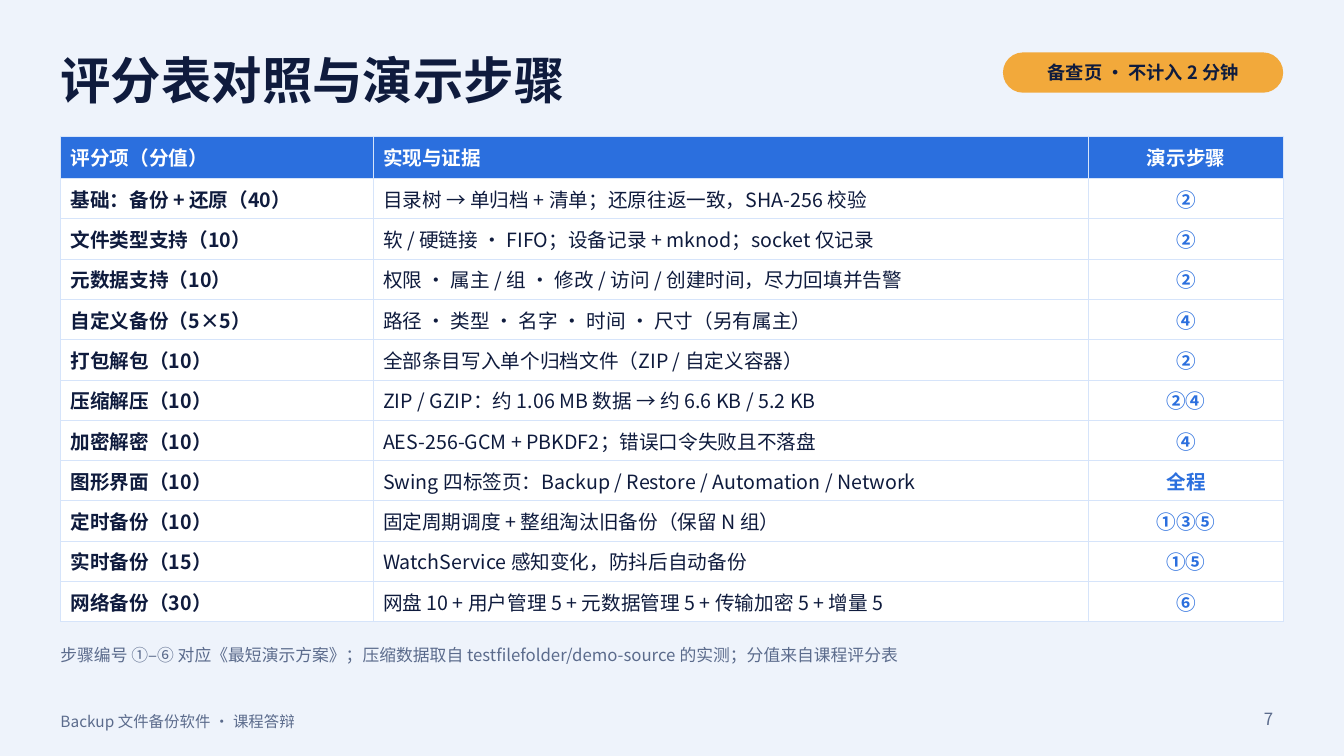
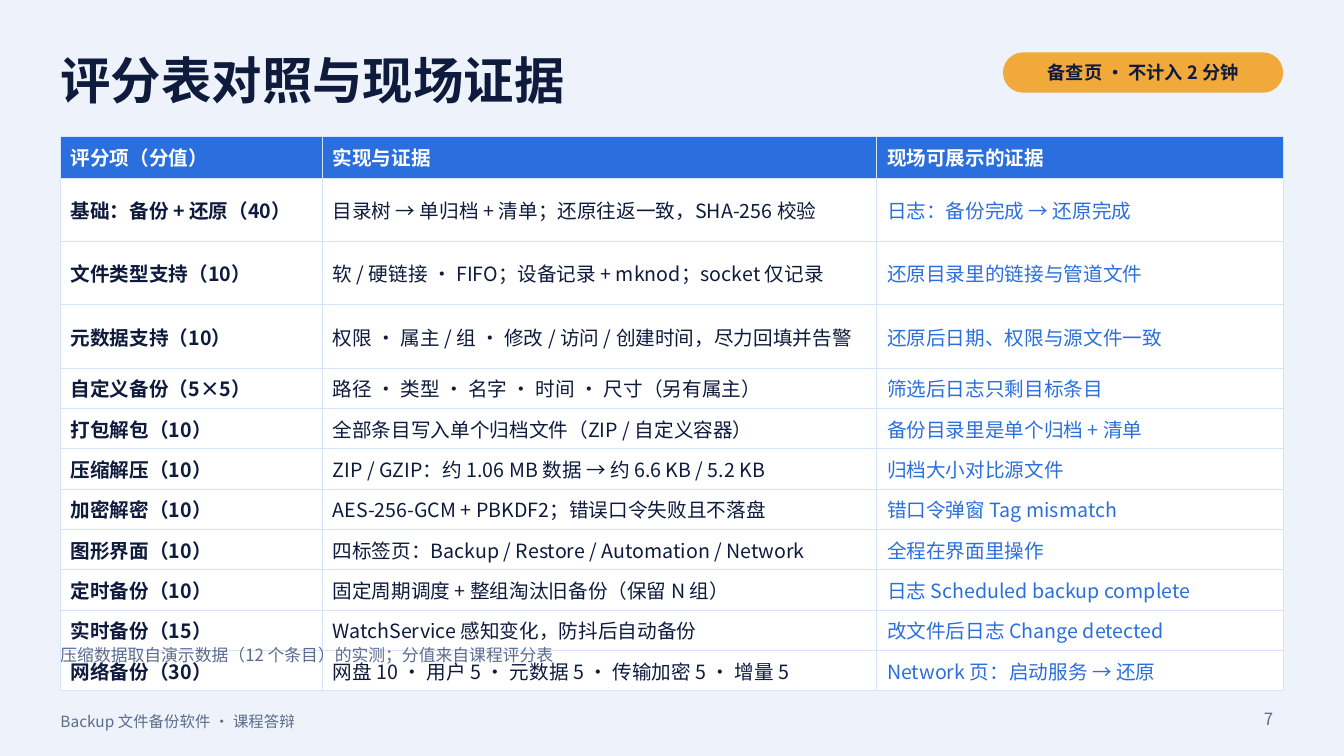
Before and after one commit to Shtskysmile/backup, a slide deck: slide 7 of presentation/Backup答辩.pptx. Drawn at 1344x756 pixels with LibreOffice and Linux fonts; fonts in the diff are those of the drawing. Boxes give left, top, right and bottom in pixels: in the first picture for what was removed or moved away, otherwise in the second. Text is boxed around its words. In the diff, an @@ line names an element or a change of style, - is before the commit and + after.

```diff
--- a/presentation/Backup答辩.pptx
+++ b/presentation/Backup答辩.pptx
@@ title at box(60, 56, 564, 104): text changed @@
-评分表对照与演示步骤
+评分表对照与现场证据
@@ table at box(60, 136, 1284, 685) @@
-row 1, column 3: 演示步骤
+row 1, column 3: 现场可展示的证据
-row 2, column 3: ②
+row 2, column 3: 日志：备份完成 → 还原完成
-row 3, column 3: ②
+row 3, column 3: 还原目录里的链接与管道文件
-row 4, column 3: ②
+row 4, column 3: 还原后日期、权限与源文件一致
-row 5, column 3: ④
+row 5, column 3: 筛选后日志只剩目标条目
-row 6, column 3: ②
+row 6, column 3: 备份目录里是单个归档 + 清单
-row 7, column 3: ②④
+row 7, column 3: 归档大小对比源文件
-row 8, column 3: ④
+row 8, column 3: 错口令弹窗 Tag mismatch
-row 9, column 2: Swing 四标签页：Backup / Restore / Automation / Network
+row 9, column 2: 四标签页：Backup / Restore / Automation / Network
-row 9, column 3: 全程
+row 9, column 3: 全程在界面里操作
-row 10, column 3: ①③⑤
+row 10, column 3: 日志 Scheduled backup complete
-row 11, column 3: ①⑤
+row 11, column 3: 改文件后日志 Change detected
-row 12, column 2: 网盘 10 + 用户管理 5 + 元数据管理 5 + 传输加密 5 + 增量 5
+row 12, column 2: 网盘 10 · 用户 5 · 元数据 5 · 传输加密 5 · 增量 5
-row 12, column 3: ⑥
+row 12, column 3: Network 页：启动服务 → 还原
@@ text at box(60, 644, 553, 666): text changed @@
-步骤编号 ①–⑥ 对应《最短演示方案》；压缩数据取自 testfilefolder/demo-source 的实测；分值来自课程评分表
+压缩数据取自演示数据（12 个条目）的实测；分值来自课程评分表
```
Also in this commit, not shown: 10 other slides changed, 13 other files.
